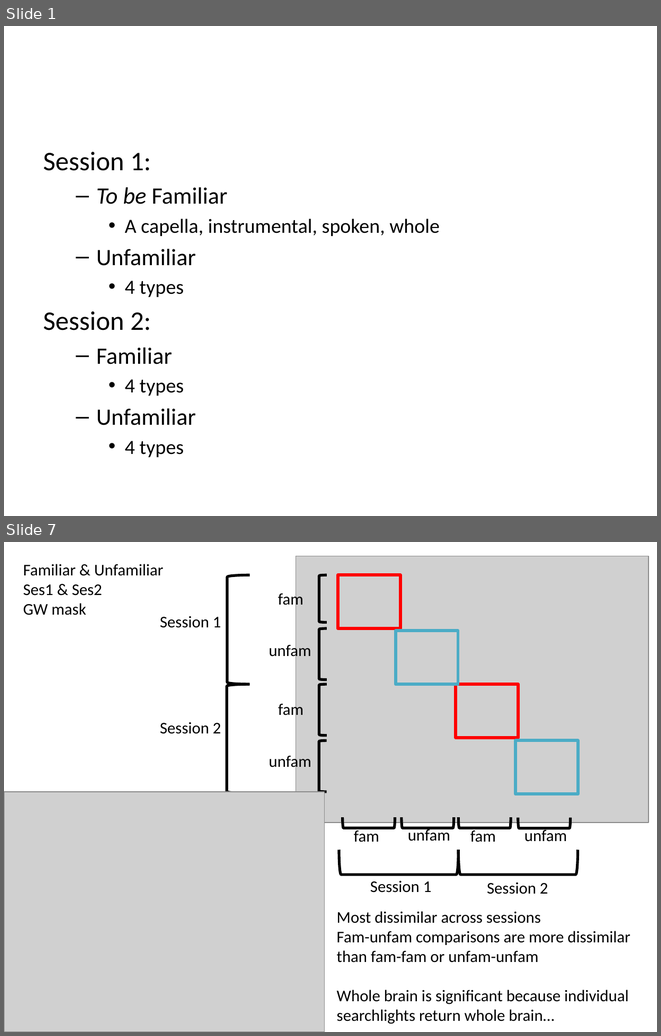
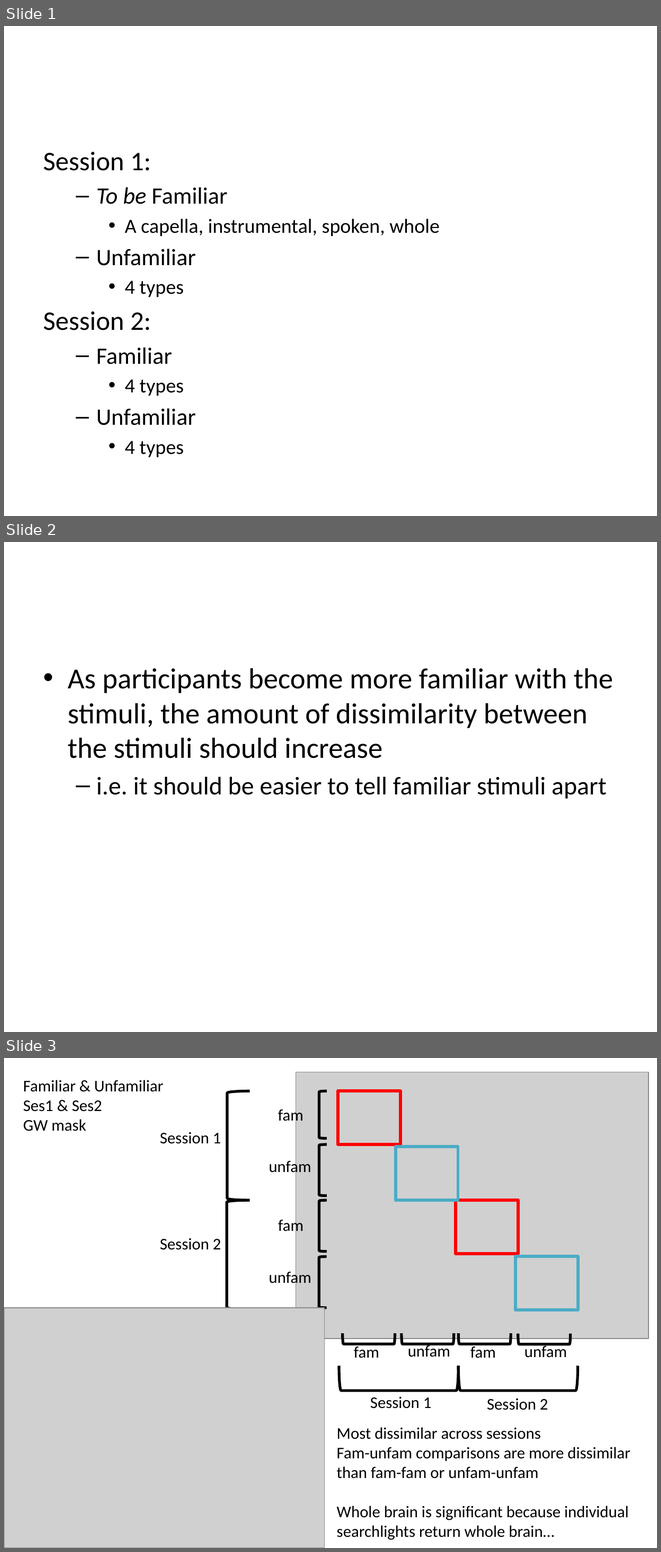
Before and after one commit to asternin/PhDProject, a slide deck: Music and Memory/fMRI analysis/2019.02-SearchlightDSMsummary.pptx. Shown one above the other, each under a label of ours: slides 1 and 7 before the commit, slides 1, 2 and 3 after it; the slides between them are not shown. The pictures are 661x1036 and 661x1552 pixels, drawn with LibreOffice and Linux fonts; fonts in the diff are those of the drawing; grey boxes stand for pictures. Boxes give left, top, right and bottom in pixels: in the first picture for what was removed or moved away, otherwise in the second. Text is boxed around its words. In the diff, an @@ line names an element or a change of style, - is before the commit and + after.

```diff
--- a/Music and Memory/fMRI analysis/2019.02-SearchlightDSMsummary.pptx
+++ b/Music and Memory/fMRI analysis/2019.02-SearchlightDSMsummary.pptx
@@ slide 2 added at bbox=[4, 542, 657, 1032], background #FFFFFF @@
@@ text added at bbox=[68, 668, 613, 799], 32 pt, text #000000 @@
+• As participants become more familiar with the stimuli, the amount of dissimilarity between the stimuli should increase
+  – i.e. it should be easier to tell familiar stimuli apart
@@ what was slide 7 is now slide 3 @@
```
